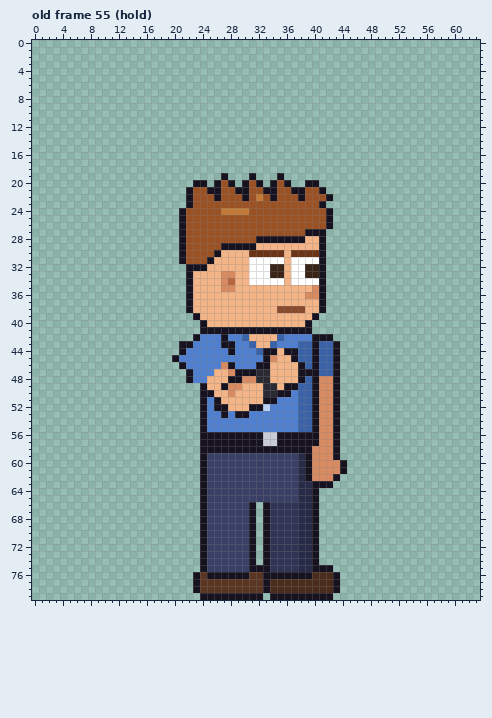
Pixel-art file -- sprites/custom/custom_intern_spiky_right_anim.aseprite. Above: the version before the commit.
64x80 pixels, 123 frames. Colours within 5 levels of each other are drawn and written as one. Shown: old frame 55 (hold). The commit also changed other frames, which this record leaves out.
And afterwards:
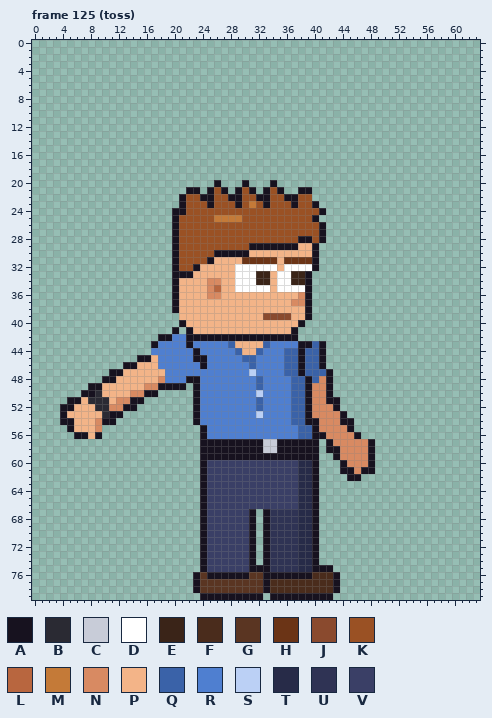
Palette (. is transparent): A #17121f  B #2a2a33  C #c8ccd8  D #ffffff  E #3a2418  F #4a2c1c  G #5a3522  H #6b3416  J #8a4a2e  K #9a5124  L #b8663f  M #c47a38  N #d88a62  P #f3b488  Q #3a62a8  R #4f7fd0  S #bbd0f5  T #272b48  U #2f3354  V #3a3f66
A new or re-ordered frame is compared with the old frame closest to it.
The exact change:
frames 123 -> 129
Changed rows in their new state; - is an unchanged pixel.
Frame 125 (toss) is new; against old frame 55 (hold):
first column x 4:
19 -----------------------.---.---.-------------
20 -------------------..--..--..--..--..--------
21 -------------------A.-KA.-KA.-KA..-A..-------
22 -----------------AK-AAK-AAK-AAK-AAK-...------
23 -----------------AK--A---A-M-A---A--A.-------
24 ----------------A------KKKK----------A.------
25 ----------------AK----MMMM----------A..------
26 ----------------AK-------------------A.------
27 ----------------AK-----------------KK--------
28 ----------------AK----------KKKKKK-AK--------
29 ----------------AK-----KKKK-AAAAAA--A.-------
30 ----------------AK-----AAAAPPPPP-PPPA.-------
31 ----------------AK--------HHHHHPHHHHA.-------
32 ----------------AKK-P----DD---DPD--DA.-------
33 ----------------AA-----PPDD-EEPDDEEA..-------
34 ----------------APP--NNPPDD-EEP-DEEA..-------
35 ----------------APP--NLPPDDDDD-DDDDA..-------
36 ----------------APP--NN-----------NA..-------
37 ----------------APP--------------NNA..-------
38 ----------------APP------------PPPPA..-------
39 -----------------PPP---------JJJJ--A.--------
40 -----------------APPP-------------A.---------
41 ----------------A-APPPPPPPPPPPPPP-..---------
42 --------------AARRA-AAA-AAAAAAAAAA.....------
43 -------------ARRRR-----RQPPP-QR---AAQA..-----
44 -------------RRRRR-A----RQPP-RRRQQA-QA..-----
45 -----------AAPRRR--AA-----QQ-RRRQQA-QA..-----
46 ---------AAPPPRRRR--A--RR--QRRRRQQ--QA..-----
47 -------AAPPPPPPRRRR---RRRRRSRRRRQQ-QQ-A.-----
48 ------AAPPPPPPNRRR-A-RRRRRRRQRRRRQQAQ-A.-----
49 ----AAPPPPPPNNAAAA-ARRRRRRRRQRRRRQ-AN-A.-----
50 ---AABPPPPNNAA-----ARRRRRRRRSRRRRQ-AN-A.-----
51 -AAPBBBPNNAA-------AR-RRRRRRQRR--Q-AN-A------
52 AAPPPBBNNAA--------AR-RRRRRRQR---Q-AN--------
53 APPPPPBAA----------AR--R-RR-S----Q-AN--NA----
54 AAPPPNAA-----------AR------------Q-A---NAA---
55 -APPPN---------------------------------NNA---
56 --AAPA---------------RRRRRRRRRRRRRQQ-A-NNNA--
57 -------------------------------------.ANNNNNA
58 -----------------------------CC-----A.A-NNNNA
59 ---------------------AAAAAAAAAAAAAA-A..-NNNNA
60 -----------------------------------TA...-NNNA
61 -----------------------------------TA...-ANAA
62 -----------------------------------TA...-AA--
63 -------------------------------------..------
66 ---------------------------VVVVVVV-----------
Where, in picture pixels (left, top, right, bottom), the same in both pictures:
changed: (60, 173, 375, 509)
